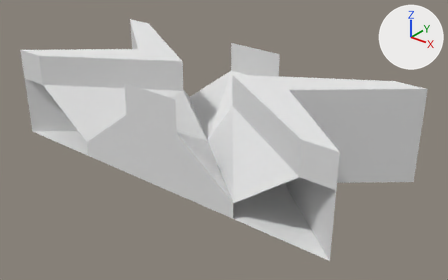
One commit to the Blender file Assets/Entities/Lanes/Cross.blend: the scene before it, then after it.
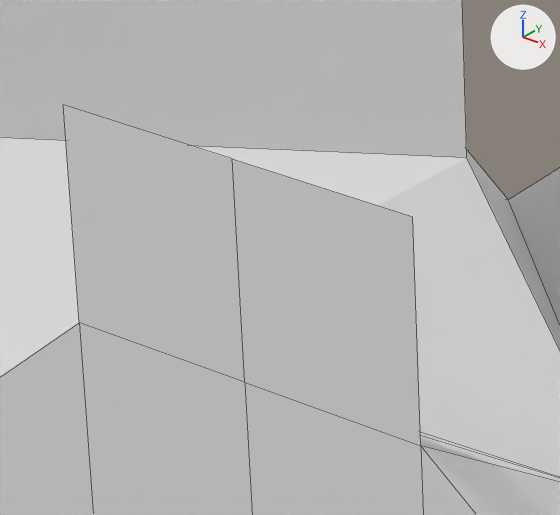
The first picture shows the older version from a camera (50 mm lens) standing at (23.5, -22.7, 17.6) and looking at (1.3, 5.1, 0.4). The close-ups show both versions on the part from 26% to 44% of the width and 24% to 51% of the height of that picture; other places that the commit changed are outside them. The axes (+X, +Y, +Z) are drawn at upper right. The lights are the same throughout. The close-ups show mesh edges as thin lines.
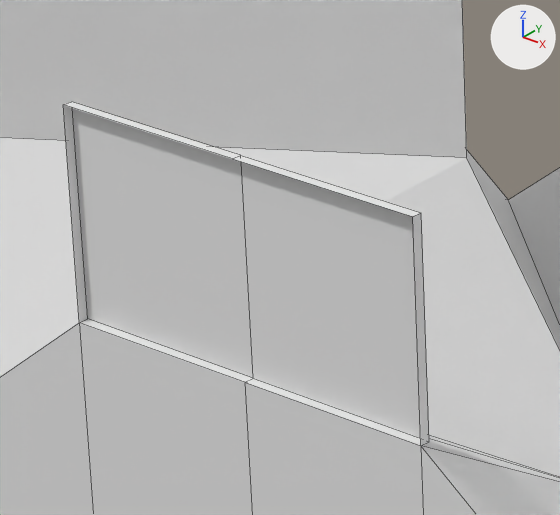
The edits, one by one:
me_cube has 36 vertices, 32 faces and spans x 0.0..12.0, y 0.0..10.0, z -1.0..5.0.
me_cube is used by ob_cube; location (0.0, 0.0, 0.0).
Verts and faces of me_cube; kept vertices keep their numbers, new ones are numbered from 36.
Before the commit, vertices of me_cube: 22 (0.0, 0.0, 3.0) at pixel (244, 382), 24 (2.0, 0.0, 3.0) at pixel (420, 445), 34 (0.0, 0.0, 5.0) at pixel (232, 158), 35 (2.0, 0.0, 5.0) at pixel (412, 216).
Part 1, on me_cube:
Faces deleted: (22, 34, 35, 24).
New vertices 40 to 43 stand at vertices 22, 24, 34, 35, in that order, plus (0.0, 0.1, 0.0).
New faces: (34, 35, 43, 42), (40, 42, 43, 41), (22, 40, 41, 24), (24, 41, 43, 35).

Where the change shows, as pixel boxes [x1, y1, x2, y2] in the close-ups (560 x 515 px):
part 1 of me_cube, built on
    before: [63, 105, 421, 445]
    after: [63, 102, 429, 445]
